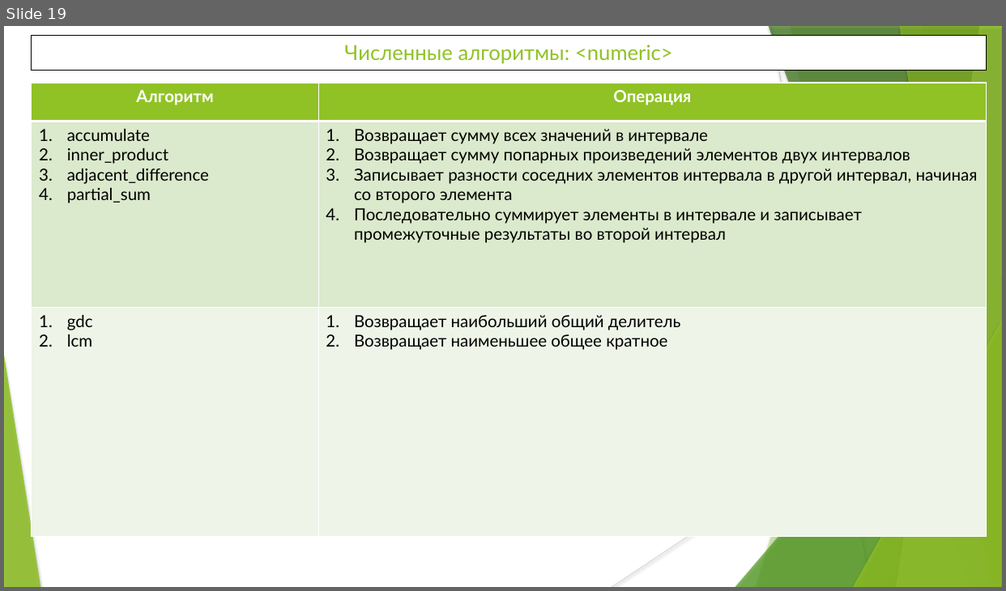
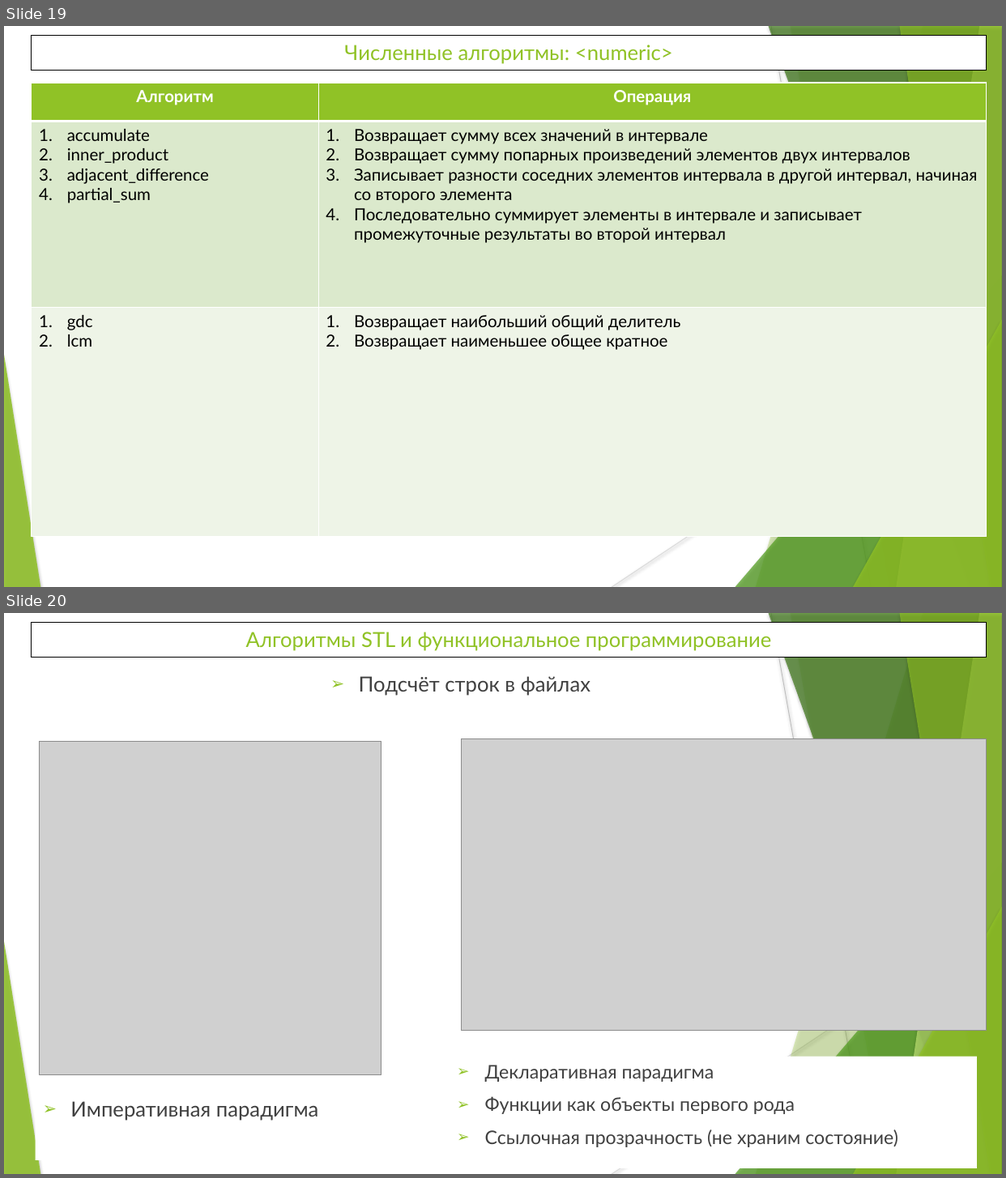
Before and after one commit to WhiteCatStudies/lectures, a slide deck: pt2/lectures/lecture6/lecture6.pptx. Shown one above the other, each under a label of ours: slide 19 before the commit, slides 19 and 20 after it. The pictures are 1006x591 and 1006x1178 pixels, drawn with LibreOffice and Linux fonts; fonts in the diff are those of the drawing; grey boxes stand for pictures. Boxes give left, top, right and bottom in pixels: in the first picture for what was removed or moved away, otherwise in the second. Text is boxed around its words. In the diff, an @@ line names an element or a change of style, - is before the commit and + after.

```diff
--- a/pt2/lectures/lecture6/lecture6.pptx
+++ b/pt2/lectures/lecture6/lecture6.pptx
@@ slide 20 added at (4,613,1002,1174), background #FFFFFF; not listed: 10 template elements that a slide beside it also shows @@
@@ rectangle added at (32,623,987,658), fill #FFFFFF, outline #000000 0.75 pt, 20 pt, text #90C226 @@
+Алгоритмы STL и функциональное программирование
@@ text added at (359,676,590,696), 20 pt, text #404040 @@
+➢ Подсчёт строк в файлах
@@ picture added at (39,742,382,1076) @@
@@ picture added at (462,739,987,1032) @@
@@ rectangle added at (450,1057,978,1169), fill #FFFFFF, 18 pt, text #404040 @@
+➢ Декларативная парадигма
+➢ Функции как объекты первого рода
+➢ Ссылочная прозрачность (не храним состояние)
@@ text added at (70,1101,319,1121), 20 pt, text #404040 @@
+➢ Императивная парадигма
```
Also in this commit, not shown: 15 other slides changed, 16 other files.
